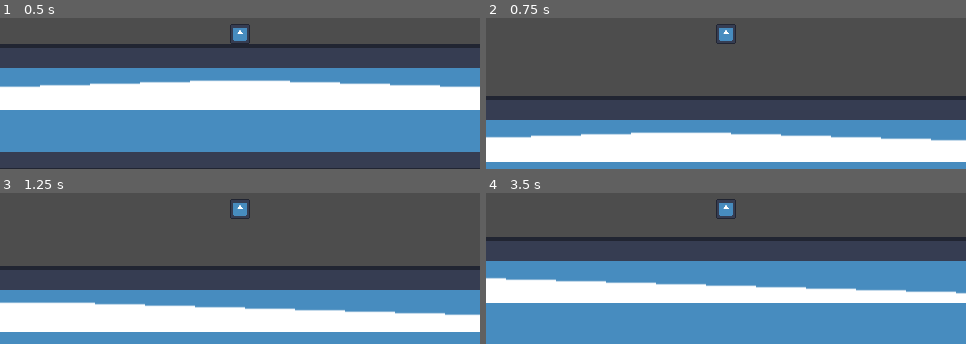
Above: before the commit, frames 1-4 (two rows, left to right).
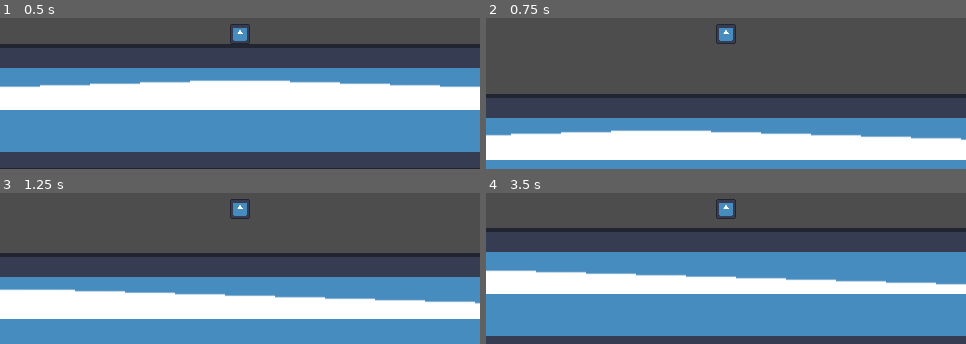
Above: after the commit, the same moments.

Repository: johnferrera29/mad_lab
Game: Godot game, scene res://scenes/main.tscn
Two runs of this game, one before a commit and one after it. Both use one fixed random seed, a clock stepped at 60 frames per second and the inputs below. The engine's default icon, where the game draws it, is replaced by a stand-in: a white triangle on a blue panel in a dark square.
Inputs:
- Up to frame 1 (0.5 s): no input
- Up to frame 2 (0.75 s): tap Enter at 0.5 s; hold D (move_right) from 0.53 s (still down); tap Space (jump) at 0.6 s
- Up to frame 3 (1.25 s): keep holding D (move_right); tap Space (jump) at 0.77, 1.07 s
- Up to frame 4 (3.5 s): tap Space (jump) at 1.35, 1.52, 1.82, 2.1, 2.85, 3.02, 3.32 s; release D (move_right) at 2.03 s; hold A (move_left) 2.03-2.78 s; hold D (move_right) from 2.78 s (still down)

Frame 1 is identical in both runs. In frame 2, 7.2% of the frame differs, in the area x 0-100%, y 50-96%; in frame 3, 31%, in the area x 0-100%, y 39-93%; in frame 4, 29%.

Commit message:
Additonal refactoring for input handling
* Move one-time input events to state_handle_input
* Retain input polling for direction in state_physics_process
* Miscellaneous code cleanup

Diff:
--- a/scenes/characters/player/states/player_air_state.gd
+++ b/scenes/characters/player/states/player_air_state.gd
@@ -8,7 +8,6 @@
 @export var animator: AnimatedSprite2D
 
 var _jump_timer: float
-var _direction: float
 
 
 func state_enter(msg: Dictionary = {}) -> void:
@@ -18,15 +17,14 @@
 
 
 func state_handle_input(event: InputEvent) -> void:
-	_direction = Input.get_axis("move_left", "move_right")
-
 	if Input.is_action_just_pressed("jump"):
 		_jump_timer = actor.jump_buffer
 
 
 func state_physics_process(delta: float) -> void:
-	if not is_zero_approx(_direction):
-		run(_direction, actor.movement_speed)
+	var direction: float = Input.get_axis("move_left", "move_right")
+	if not is_zero_approx(direction):
+		run(direction, actor.movement_speed)
 	else:
 		decelerate(actor.movement_speed)
 
@@ -68,6 +66,7 @@
 	_jump_timer -= delta
 
 	if _jump_timer > 0.0:
+		# print("BUFFER JUMP")
 		_jump_timer = 0.0
 		jump(force)
 		return true
--- a/scenes/characters/player/states/player_idle_state.gd
+++ b/scenes/characters/player/states/player_idle_state.gd
@@ -14,12 +14,14 @@
 	actor.velocity = Vector2.ZERO
 
 
-func state_physics_process(delta: float) -> void:
-	if not actor.is_on_floor():
-		actor_fell.emit()
-
+func state_handle_input(event: InputEvent) -> void:
 	if Input.is_action_just_pressed("jump"):
 		actor_jumped.emit()
 
 	if Input.is_action_just_pressed("move_left") or Input.is_action_just_pressed("move_right"):
 		actor_ran.emit()
+
+
+func state_physics_process(delta: float) -> void:
+	if not actor.is_on_floor():
+		actor_fell.emit()
--- a/scenes/characters/player/states/player_run_state.gd
+++ b/scenes/characters/player/states/player_run_state.gd
@@ -10,12 +10,14 @@
 @export var animator: AnimatedSprite2D
 
 
+func state_handle_input(event: InputEvent) -> void:
+	if Input.is_action_just_pressed("jump"):
+		actor_jumped.emit()
+
+
 func state_physics_process(delta: float) -> void:
 	if not actor.is_on_floor():
 		actor_fell.emit()
-
-	if Input.is_action_just_pressed("jump"):
-		actor_jumped.emit()
 
 	var direction: float = Input.get_axis("move_left", "move_right")
 	if not is_zero_approx(direction):
--- a/shared_scripts/states/state_machine.gd
+++ b/shared_scripts/states/state_machine.gd
@@ -48,7 +48,7 @@
 
 
 ## For DEBUG purposes only. Prints the name of the previous state and new state.
-func _print_state_change(previous_state: State, new_state: State):
+func _print_state_change(previous_state: State, new_state: State) -> void:
 	var previous_state_name = previous_state.name.to_lower() if previous_state != null else "null"
 	var new_state_name = new_state.name.to_lower()
 
